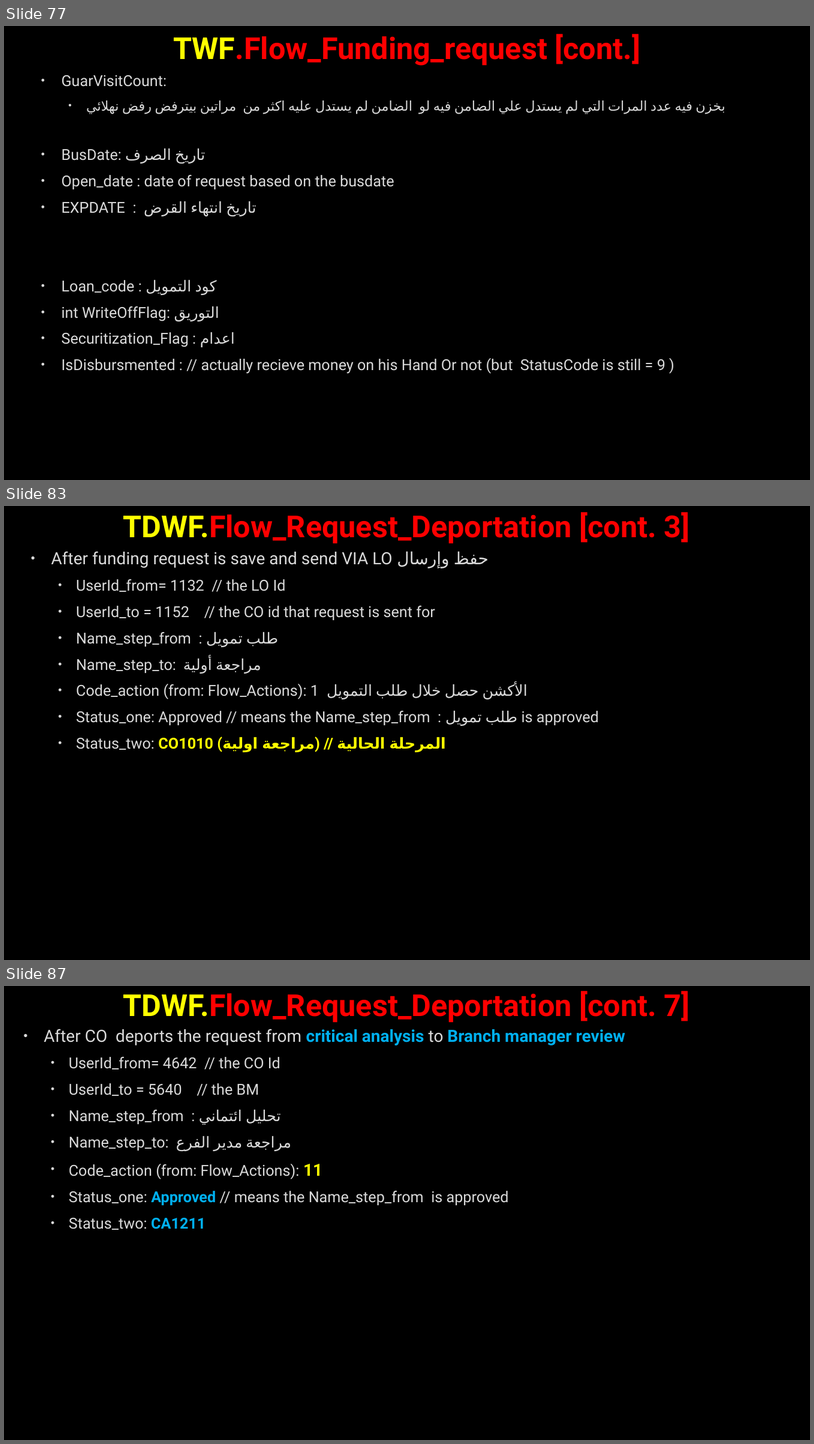
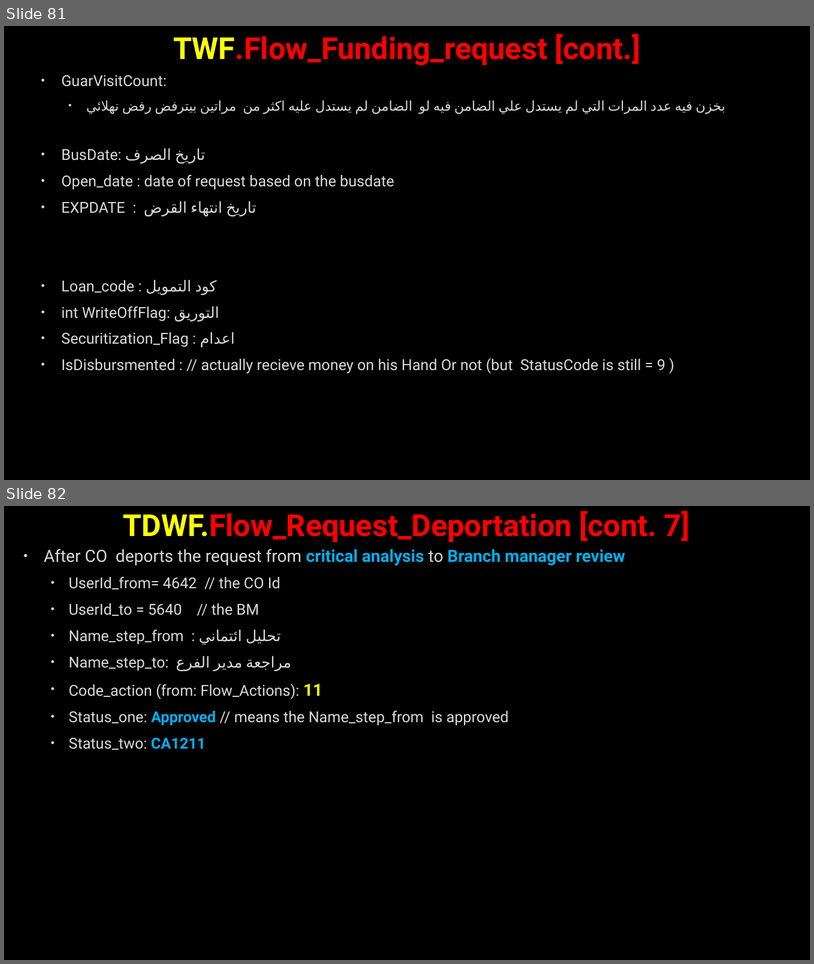
Before and after one commit to AhmedMohamedSamir1/Summary, a slide deck: Dot Net/Business.pptx. Shown one above the other, each under a label of ours: slides 77, 83 and 87 before the commit, slides 81 and 82 after it; the slides between them are not shown. The pictures are 814x1444 and 814x964 pixels, drawn with LibreOffice and Linux fonts; fonts in the diff are those of the drawing; background and template pictures are left out. Boxes give left, top, right and bottom in pixels: in the first picture for what was removed or moved away, otherwise in the second. Text is boxed around its words. In the diff, an @@ line names an element or a change of style, - is before the commit and + after.

```diff
--- a/Dot Net/Business.pptx
+++ b/Dot Net/Business.pptx
@@ slide 83 removed at box(4, 506, 810, 960), background picture (left out) @@
@@ title removed at box(123, 512, 690, 544) @@
-TDWF.Flow_Request_Deportation [cont. 3]
@@ text removed at box(51, 551, 599, 752) @@
-• After funding request is save and send VIA LO حفظ وإرسال
-  • UserId_from= 1132 // the LO Id
-  • UserId_to = 1152 // the CO id that request is sent for
-  • Name_step_from : طلب تمويل
-  • Name_step_to: مراجعة أولية
-  • Code_action (from: Flow_Actions): 1 الأكشن حصل خلال طلب التمويل
-  • Status_one: Approved // means the Name_step_from : طلب تمويل is approved
-  • Status_two: CO1010 (مراجعة اولية) // المرحلة الحالية
@@ what was slide 77 is now slide 81 @@
@@ what was slide 87 is now slide 82 @@
```
Also in this commit, not shown: 6 slides changed, 4 slides added, 9 other slides removed, 7 other files.
